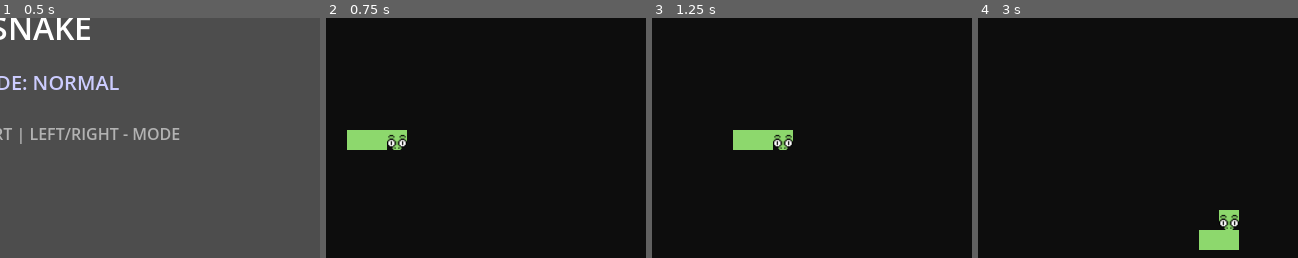
Above: before the commit, frames 1-4 (left to right).
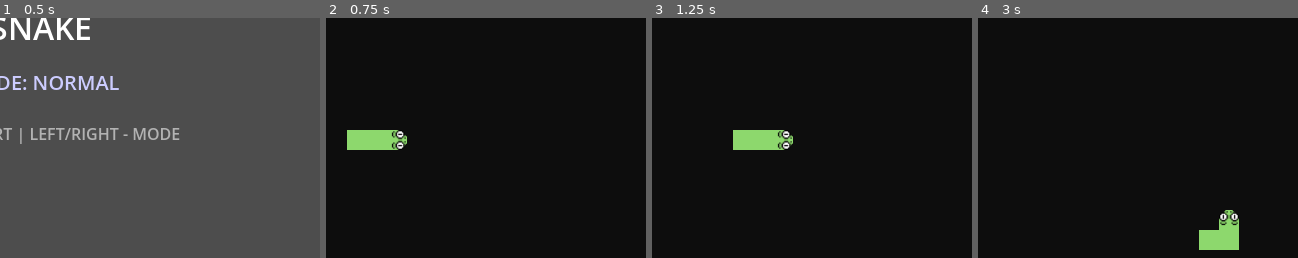
Above: after the commit, the same moments.

Repository: gdx165016/Looptrotter2D
Game: Godot game, scene res://scenes/snake_game.tscn
Same seed, same stepped clock (60 frames per second), same inputs: the game is played once before the commit and once after it. The project has no main scene, so this scene is started directly.
Inputs:
- Up to frame 1 (0.5 s): no input
- Up to frame 2 (0.75 s): tap Enter (ui_accept) at 0.5 s; hold Right (ui_right) from 0.53 s (still down)
- Up to frame 3 (1.25 s): keep holding Right (ui_right); tap Enter (ui_accept) at 0.77 s
- Up to frame 4 (3 s): release Right (ui_right) at 1.28 s; hold Down (ui_down) 1.28-2.03 s; tap Enter (ui_accept) at 1.52 s; hold Right (ui_right) 2.03-2.78 s; hold Up (ui_up) from 2.78 s (still down)
The pictures show only the part of the screen within x 44-94%, y 27-77%; the shares and areas given below are measured in that part.

Frame 1 is identical in both runs. In frame 2, 0.4% of the frame differs, in the area x 19-26%, y 46-55%; in frame 3, 0.4%; in frame 4, 0.5%, in the area x 75-82%, y 80-89%.

Commit message:
obrót głowy snake'a, poprawa hardcore mode

Diff:
--- a/scenes/snake_game.gd
+++ b/scenes/snake_game.gd
@@ -37,6 +37,8 @@
 
 var hit_flash: float = 0.0
 const HIT_FLASH_TIME := 0.25
+
+var party_border_phase: float = 0.0
 
 
 func _ready() -> void:
@@ -130,9 +132,12 @@
 	move_timer += delta
 
 	if move_timer >= move_interval:
-
 		move_timer = 0.0
 		_move_snake()
+
+	# szybkie przełączanie fazy do kogutów
+	if party_mode and good_food_eaten >= 2:
+		party_border_phase += delta * 8.0
 
 
 func _handle_menu_input() -> void:
@@ -232,6 +237,7 @@
 
 			party_foods.erase(new_head)
 			score += 1
+			good_food_eaten += 1
 
 		else:
 			snake.pop_back()
@@ -281,6 +287,19 @@
 	queue_redraw()
 
 
+func _get_head_rotation() -> float:
+	match direction:
+		Direction.UP:
+			return deg_to_rad(270)
+		Direction.DOWN:
+			return deg_to_rad(90)
+		Direction.LEFT:
+			return deg_to_rad(180)
+		Direction.RIGHT:
+			return deg_to_rad(0)
+	return 0.0
+
+
 func _draw() -> void:
 
 	var font = ThemeDB.fallback_font
@@ -288,8 +307,6 @@
 	var screen_h = GRID_HEIGHT * CELL_SIZE
 
 
-	# ===== MENU =====
-
 	if game_state == GameState.MENU:
 
 		var title := "SNAKE"
@@ -306,16 +323,12 @@
 
 		return
 
-
-	# ===== TŁO =====
 
 	draw_rect(
 		Rect2(Vector2.ZERO, Vector2(screen_w, screen_h)),
 		Color(0.05,0.05,0.05)
 	)
 
-
-	# ===== FOOD =====
 
 	if party_mode:
 
@@ -343,7 +356,39 @@
 			)
 
 
-	# ===== PARTY TEXT =====
+	for i in range(snake.size()):
+
+		var pos := snake[i] * CELL_SIZE
+
+		if i == 0:
+
+			var pos_v2 := Vector2(pos)
+
+			draw_set_transform(
+				pos_v2 + Vector2(CELL_SIZE/2, CELL_SIZE/2),
+				_get_head_rotation(),
+				Vector2.ONE
+			)
+
+			draw_texture_rect(
+				snake_head_tex,
+				Rect2(Vector2(-CELL_SIZE/2, -CELL_SIZE/2), Vector2(CELL_SIZE,CELL_SIZE)),
+				false
+			)
+
+			draw_set_transform(Vector2.ZERO, 0.0, Vector2.ONE)
+
+		else:
+
+			draw_rect(
+				Rect2(pos, Vector2(CELL_SIZE,CELL_SIZE)),
+				Color("#8DD86D")
+			)
+
+
+	draw_string(font, Vector2(10,20), "Score: %d" % score, HORIZONTAL_ALIGNMENT_LEFT, -1, 16, Color.WHITE)
+	draw_string(font, Vector2(10,40), "Lives: %d" % lives, HORIZONTAL_ALIGNMENT_LEFT, -1, 16, Color(1,0.6,0.6))
+
 
 	if party_mode:
 
@@ -361,35 +406,23 @@
 		)
 
 
-	# ===== SNAKE =====
-
-	for i in range(snake.size()):
-
-		var pos := snake[i] * CELL_SIZE
-
-		if i == 0:
-
-			draw_texture_rect(
-				snake_head_tex,
-				Rect2(pos, Vector2(CELL_SIZE,CELL_SIZE)),
-				false
-			)
-
+	if party_mode and good_food_eaten >= 2:
+
+		var flash = int(party_border_phase) % 2
+
+		var col: Color
+		if flash == 0:
+			col = Color(1, 0, 0, 0.9)
 		else:
-
-			draw_rect(
-				Rect2(pos, Vector2(CELL_SIZE,CELL_SIZE)),
-				Color("#8DD86D")
-			)
-
-
-	# ===== UI =====
-
-	draw_string(font, Vector2(10,20), "Score: %d" % score, HORIZONTAL_ALIGNMENT_LEFT, -1, 16, Color.WHITE)
-	draw_string(font, Vector2(10,40), "Lives: %d" % lives, HORIZONTAL_ALIGNMENT_LEFT, -1, 16, Color(1,0.6,0.6))
-
-
-	# ===== GAME OVER =====
+			col = Color(0, 0.3, 1, 0.9)
+
+		var thickness = 12
+
+		draw_rect(Rect2(0, 0, screen_w, thickness), col)
+		draw_rect(Rect2(0, screen_h - thickness, screen_w, thickness), col)
+		draw_rect(Rect2(0, 0, thickness, screen_h), col)
+		draw_rect(Rect2(screen_w - thickness, 0, thickness, screen_h), col)
+
 
 	if game_state == GameState.GAME_OVER:
 
@@ -402,8 +435,6 @@
 		draw_string(font, Vector2((screen_w - s1.x)/2, screen_h/2 - 10), txt1, HORIZONTAL_ALIGNMENT_LEFT, -1, 32, Color(1,0.3,0.3))
 		draw_string(font, Vector2((screen_w - s2.x)/2, screen_h/2 + 25), txt2, HORIZONTAL_ALIGNMENT_LEFT, -1, 20, Color.WHITE)
 
-
-	# ===== HIT FLASH =====
 
 	if hit_flash > 0.0:
 
Binary file changed: art/snakehead.png
